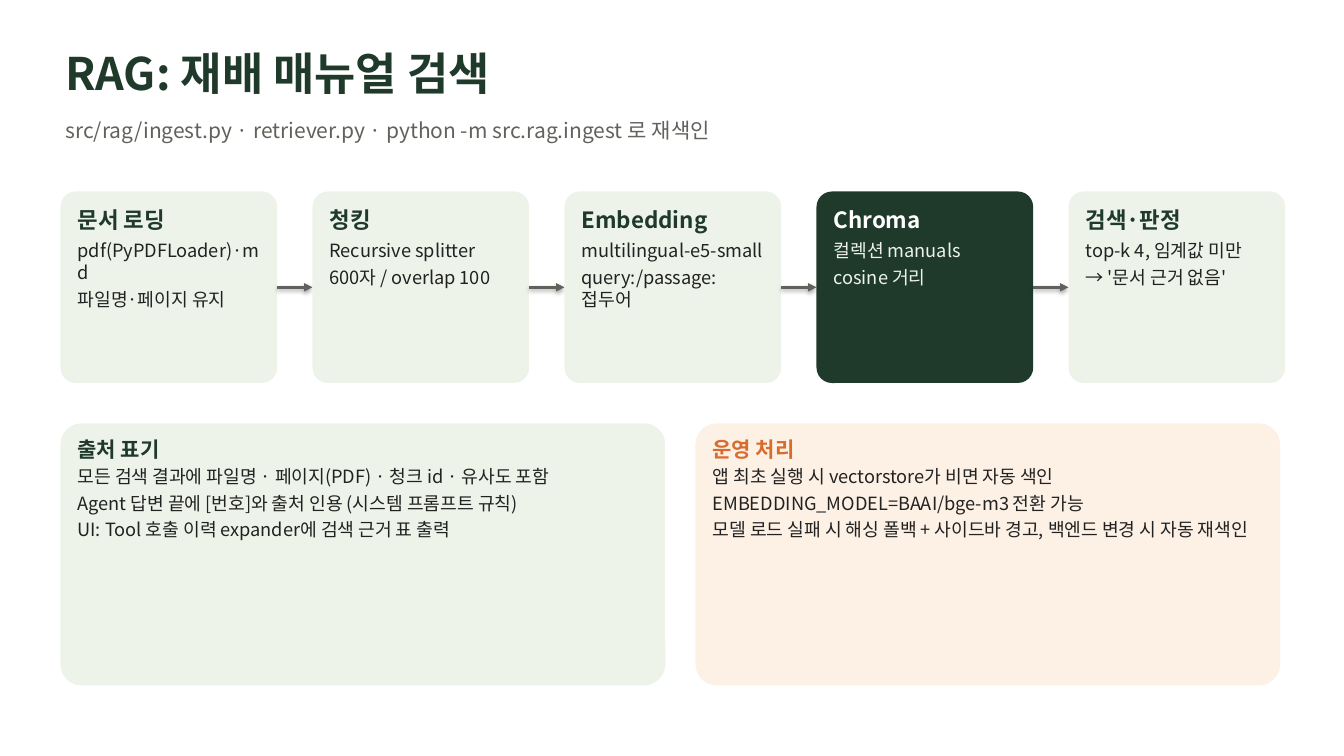
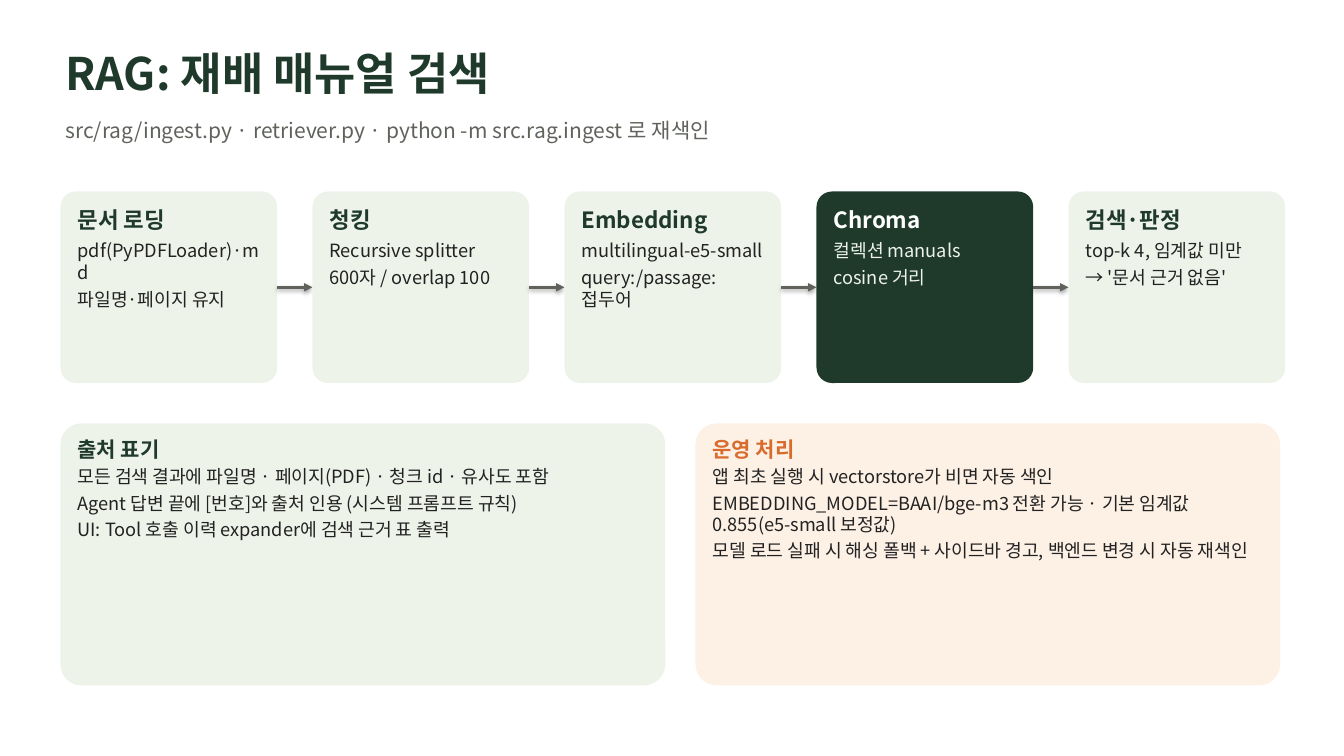
Before and after one commit to ruberduckdot/ICT-work, a slide deck: slide 7 of docs/발표자료.pptx. Drawn at 1344x756 pixels with LibreOffice and Linux fonts; fonts in the diff are those of the drawing. Boxes give left, top, right and bottom in pixels: in the first picture for what was removed or moved away, otherwise in the second. Text is boxed around its words. In the diff, an @@ line names an element or a change of style, - is before the commit and + after.

```diff
--- a/docs/발표자료.pptx
+++ b/docs/발표자료.pptx
@@ text at box(713, 495, 1190, 535): text changed @@
-EMBEDDING_MODEL=BAAI/bge-m3 전환 가능
+EMBEDDING_MODEL=BAAI/bge-m3 전환 가능 · 기본 임계값 0.855(e5-small 보정값)
```
Also in this commit, not shown: 2 other slides changed, 11 other files.
